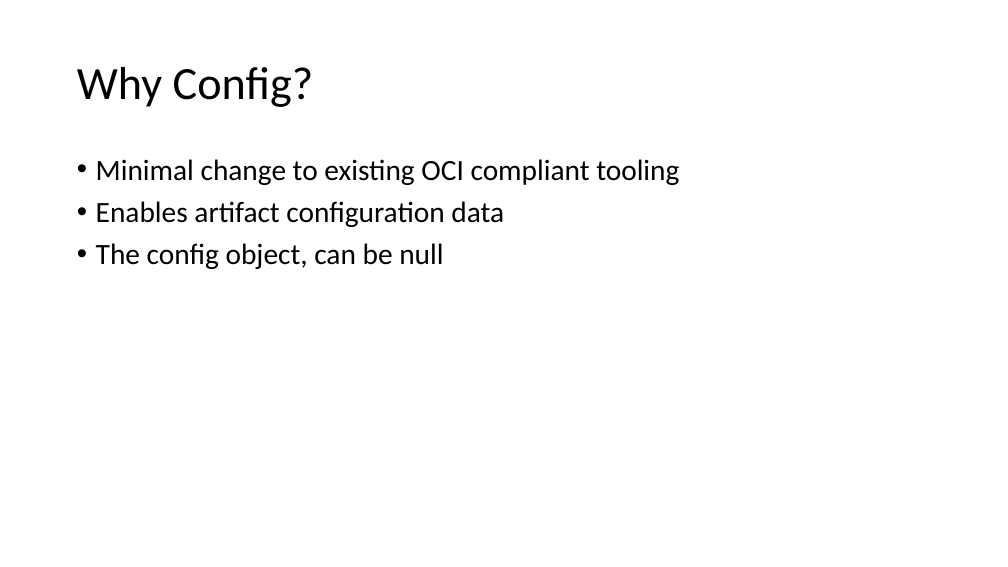
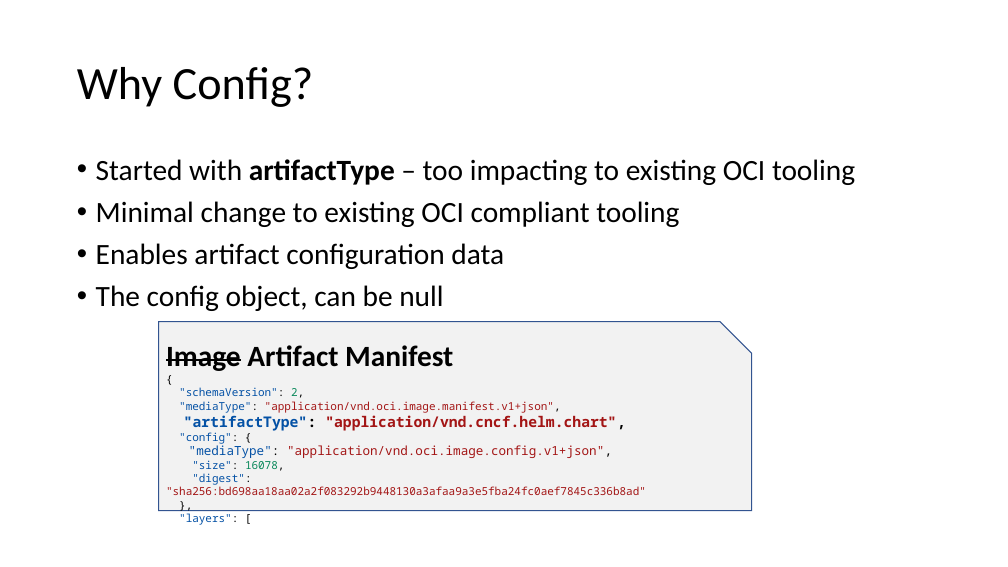
Before and after one commit to SteveLasker/Presentations, a slide deck: slide 20 of ACR/OCIArtifactRegistries.pptm. Drawn at 1008x567 pixels with LibreOffice and Linux fonts; fonts in the diff are those of the drawing; background and template pictures are left out. Boxes give left, top, right and bottom in pixels: in the first picture for what was removed or moved away, otherwise in the second. Text is boxed around its words. In the diff, an @@ line names an element or a change of style, - is before the commit and + after.

Commit message:
OCI Artifact Registries Final

```diff
--- a/ACR/OCIArtifactRegistries.pptm
+++ b/ACR/OCIArtifactRegistries.pptm
@@ text at [96,159,855,185]: paragraph added @@
+• Started with artifactType – too impacting to existing OCI tooling
@@ snip rect added at [159,322,752,511], fill #F2F2F2, outline #325491 1 pt, 10.5 pt, text #A31515 @@
+Image Artifact Manifest
+{
+"schemaVersion": 2,
+"mediaType": "application/vnd.oci.image.manifest.v1+json",
+"artifactType": "application/vnd.cncf.helm.chart",
+"config": {
+"mediaType": "application/vnd.oci.image.config.v1+json",
+"size": 16078,
+"digest": "sha256:bd698aa18aa02a2f083292b9448130a3afaa9a3e5fba24fc0aef7845c336b8ad"
+},
+"layers": [
```
Also in this commit, not shown: 5 other slides changed.
